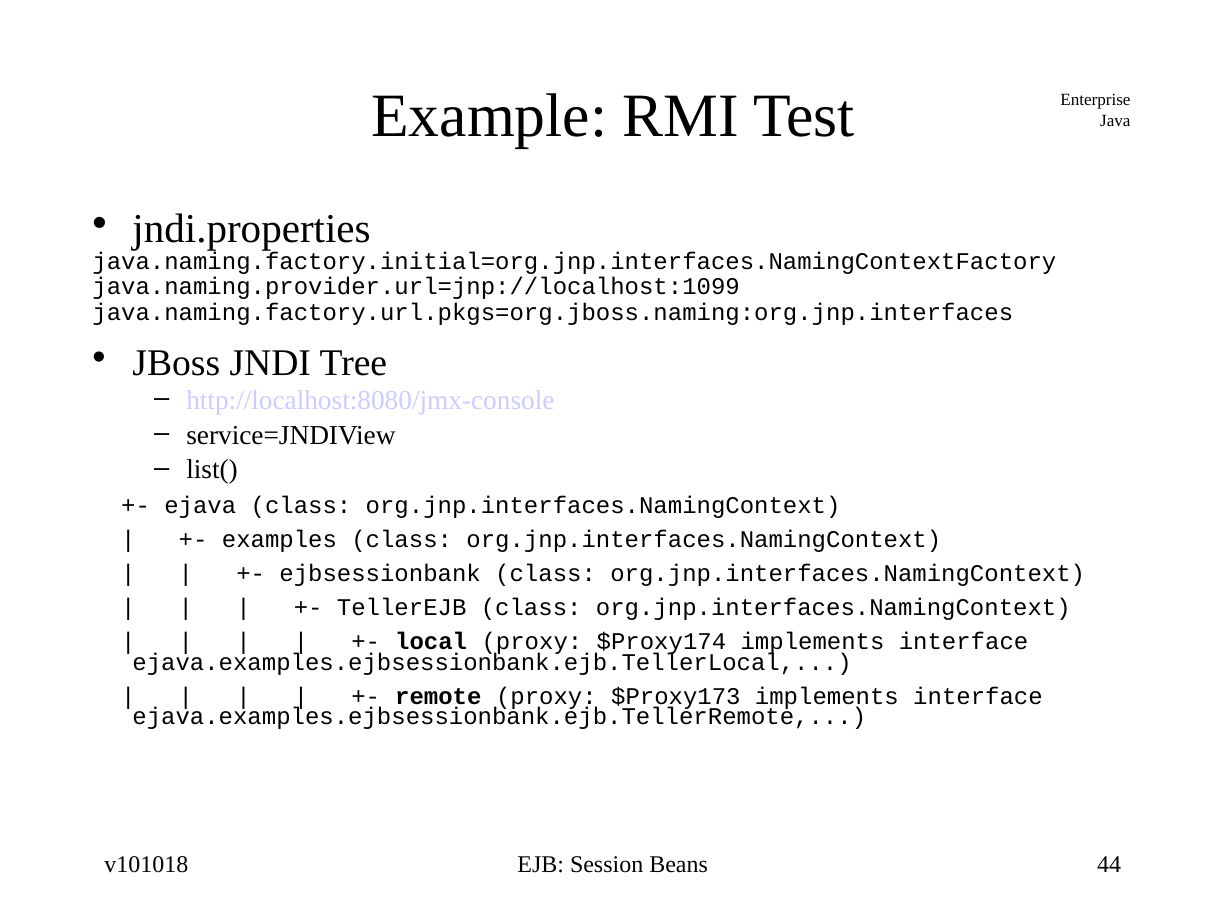
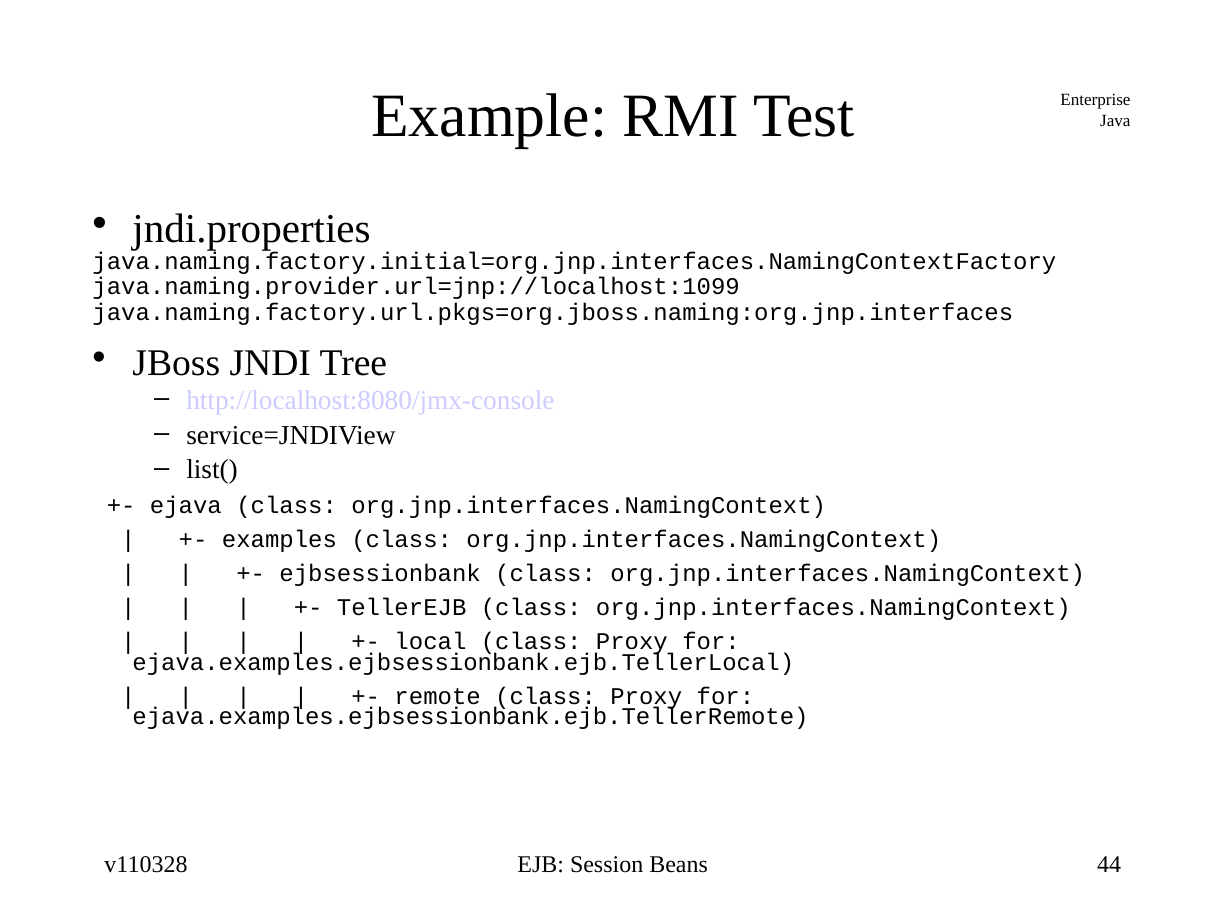
Before and after one commit to jcstaff/ejava-javaee, a slide deck: slide 44 of ejbsessionBank/src/site/resources/lectures/ejbSession.ppt. Drawn at 1232x924 pixels with LibreOffice and Linux fonts; fonts in the diff are those of the drawing. Boxes give left, top, right and bottom in pixels: in the first picture for what was removed or moved away, otherwise in the second. Text is boxed around its words. In the diff, an @@ line names an element or a change of style, - is before the commit and + after.

```diff
--- a/ejbsessionBank/src/site/resources/lectures/ejbSession.ppt
+++ b/ejbsessionBank/src/site/resources/lectures/ejbSession.ppt
@@ text at <box>132,632,808,729</box>: text changed @@
-| | | | +- local (proxy: $Proxy174 implements interface ejava.examples.ejbsessionbank.ejb.TellerLocal,...)
-| | | | +- remote (proxy: $Proxy173 implements interface ejava.examples.ejbsessionbank.ejb.TellerRemote,...)
+| | | | +- local (class: Proxy for: ejava.examples.ejbsessionbank.ejb.TellerLocal)
+| | | | +- remote (class: Proxy for: ejava.examples.ejbsessionbank.ejb.TellerRemote)
@@ text at <box>104,856,187,873</box>: text changed @@
-v101018
+v110328
```
Also in this commit, not shown: 74 other slides changed, 2 slides added, 1 slide removed, 2 other files.
